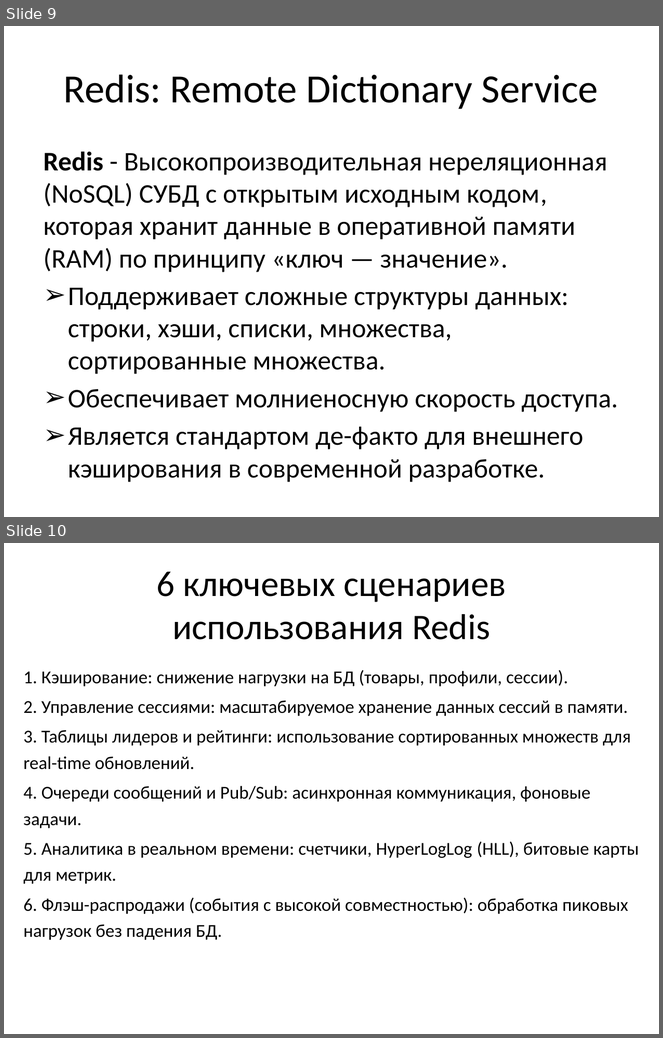
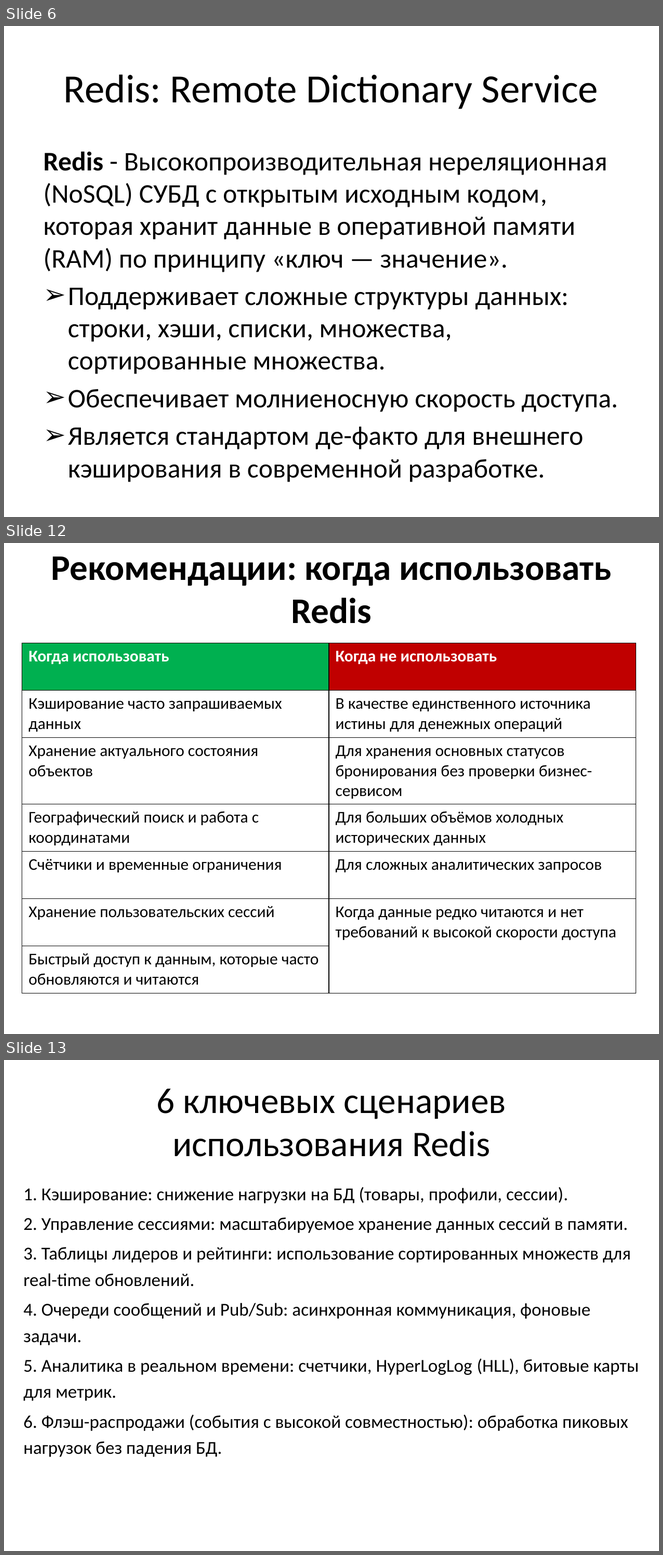
Before and after one commit to Antipindima1/Doklad-Redis, a slide deck: Презентация кэширования.pptx. Shown one above the other, each under a label of ours: slides 9 and 10 before the commit, slides 6, 12 and 13 after it; the slides between them are not shown. The pictures are 663x1038 and 663x1555 pixels, drawn with LibreOffice and Linux fonts; fonts in the diff are those of the drawing; background and template pictures are left out. Boxes give left, top, right and bottom in pixels: in the first picture for what was removed or moved away, otherwise in the second. Text is boxed around its words. In the diff, an @@ line names an element or a change of style, - is before the commit and + after.

Commit message:
Презентация обновлена до v2: 13 слайдов, кейс каршеринга и рекомендации

```diff
--- a/Презентация кэширования.pptx
+++ b/Презентация кэширования.pptx
@@ slide 12 added at <box>4,543,659,1034</box>, background picture (left out) @@
@@ title added at <box>51,557,611,624</box>, 39.6 pt, text #000000, bold @@
+Рекомендации: когда использовать Redis
@@ table added at <box>22,643,637,992</box>, 7 rows, 2 columns @@
+Когда использовать | Когда не использовать
+Кэширование часто запрашиваемых данных | В качестве единственного источника истины для денежных операций
+Хранение актуального состояния объектов | Для хранения основных статусов бронирования без проверки бизнес-сервисом
+Географический поиск и работа с координатами | Для больших объёмов холодных исторических данных
+Счётчики и временные ограничения | Для сложных аналитических запросов
+Хранение пользовательских сессий | Когда данные редко читаются и нет требований к высокой скорости доступа
+Быстрый доступ к данным, которые часто обновляются и читаются | 
@@ what was slide 9 is now slide 6 @@
@@ what was slide 10 is now slide 13 @@
```
Also in this commit, not shown: 5 other slides added, 3 slides removed, 3 other files.
